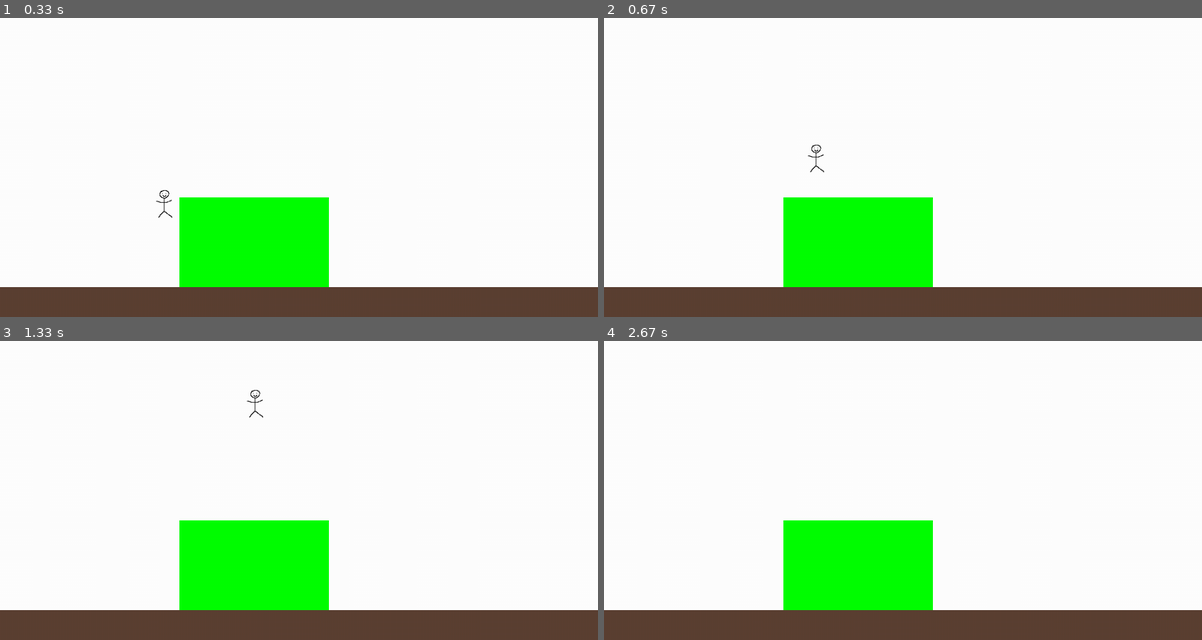
Above: before the commit, frames 1-4 (two rows, left to right).
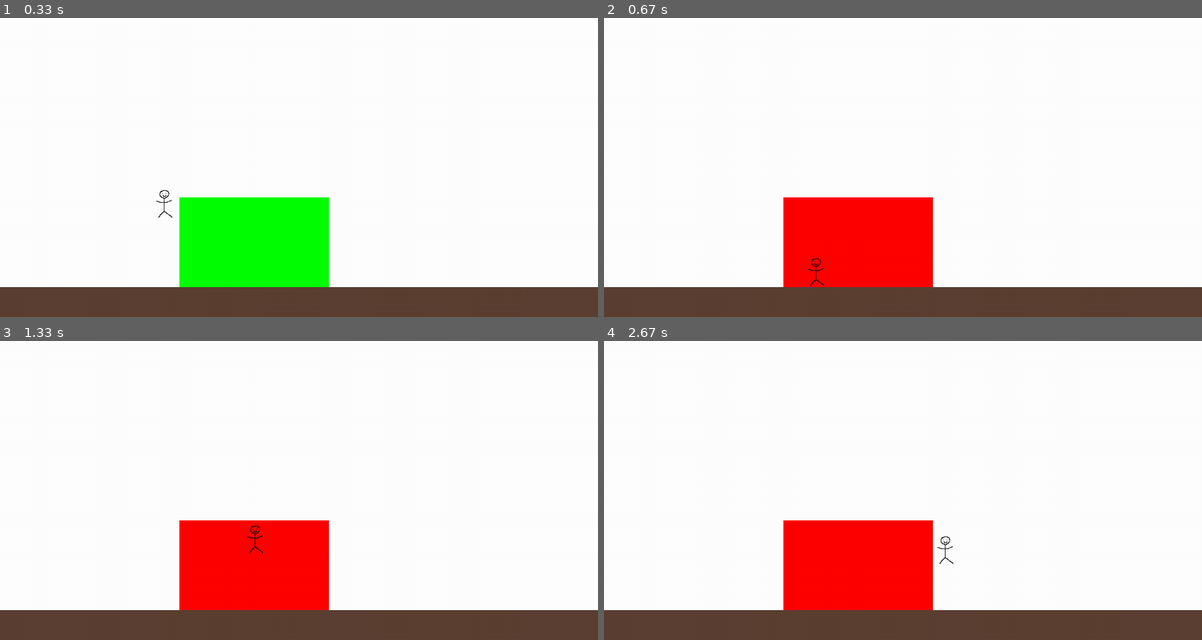
Above: after the commit, the same moments.

Repository: KDO1T/Return-To-Sender
Game: pygame game, started from main.py
The game is run twice, just before and just after one commit, with the same random seed, the same clock (stepped at 60 frames per second) and the same inputs.
Inputs:
- Up to frame 1 (0.33 s): no input
- Up to frame 2 (0.67 s): hold Space from 0.33 s (still down); hold D from 0.33 s (still down)
- Up to frame 3 (1.33 s): release Space at 0.8 s; release D at 0.8 s; tap Space at 0.83, 1.23 s; hold D from 1.17 s (still down)
- Up to frame 4 (2.67 s): tap Space at 1.53, 2.07, 2.37, 2.57 s; release D at 1.63 s; hold D 2-2.47 s; hold A from 2.5 s (still down)

Frame 1 is identical in both runs. In frame 2, 7.6% of the frame differs, in the area x 30-55%, y 42-90%; in frame 3, 7.6%; in frame 4, 7.6%.

Commit message:
halfway to double jumping made it so where when player is either falling or gaining altitude, the player cannot jump, however i just realized that if the player is good at timing they are able to keep jumping infinitely if they jump at the apex because their 'y_momentum' is 0 which allows them to keep jumping- might fix or keep it as feature dk

Diff:
--- a/main.py
+++ b/main.py
@@ -18,8 +18,8 @@
 moving_left = False
 player_rect = pygame.Rect(250, 250, player_sprite.get_width(), player_sprite.get_height()) #player hitbox
 player_y_momentum = 0 # <-- gravity enacted on the player
-
-
+air_jumps = 0
+can_jump = True
 
 object_rect = pygame.Rect(300, 300, 250,250)
 
@@ -37,6 +37,7 @@
 running = True
 while running:
 
+    max_air_jumps = 1
     jump = False
 
        # *--INPUT DETECTION--*
@@ -60,7 +61,52 @@
             if event.key == pygame.K_a: #pressing A (left)
                 moving_left = True
             if event.key == pygame.K_SPACE:
-                jump = True
+
+                if  player_y_momentum >= 0 and player_y_momentum <= 1: #player touching ground
+                    can_jump = True
+                else:
+                    can_jump = False
+
+                print(player_y_momentum)
+                print(can_jump)
+
+                if can_jump == True:  #positive y momentum is downward | negative y momentum is upward
+                    #player is jumping from a stable surface i.e. not in the air
+                    jump = True
+                else:
+                    jump = False
+
+
+
+                    #player is falling or going up
+                    # air_jumps += 1
+                    # if air_jumps > max_air_jumps:
+                    #     for tile in tiles:
+                    #         if player_rect.colliderect(tile):
+                    #             air_jumps = 0
+                    #         else:
+                    #             jump = False
+                    #             air_jumps = 0
+                    # else:
+                    #     jump = True
+
+                # if can_jump is True:
+                #     for tile in tiles:
+                #         if player_rect.colliderect(tile):
+
+                #             #player jumps from platform
+                #             jump = True #character jumps
+                #             can_jump = True
+
+                #         else:
+                #             #player jumps in the air
+                #             if air_jump_count < max_air_jumps:
+                #                 air_jump_count += 1
+                #             else:
+                #                 can_jump = False
+                #                 air_jump_count = 0
+
+
 
 
             # *--KEY IS LET GO--*
@@ -88,8 +134,11 @@
     player_rect.y += player_movement[1]
 
     # *--JUMPING--*
+
+
     if jump == True:
         player_y_momentum = -6
+
         # @ player_y_momentum -= 5 for diminishing jumps
 
         #wanna try add double jump but donno how
@@ -137,7 +186,6 @@
         # *-- VERTICAL COLLISIONS --*
     for tile in tiles:
         if player_rect.colliderect(tile):
-
             if player_movement[1] > 0:
                 player_rect.bottom = tile.top
                 player_y_momentum = 0 # <-- basically tells the game that i can stop falling now
